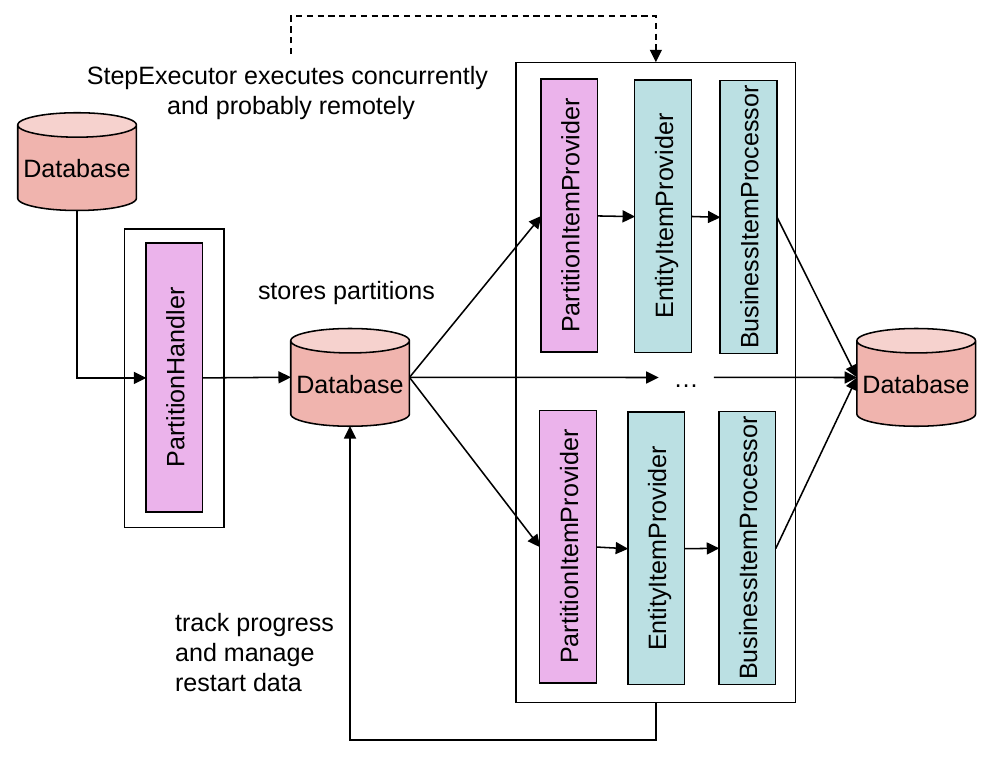
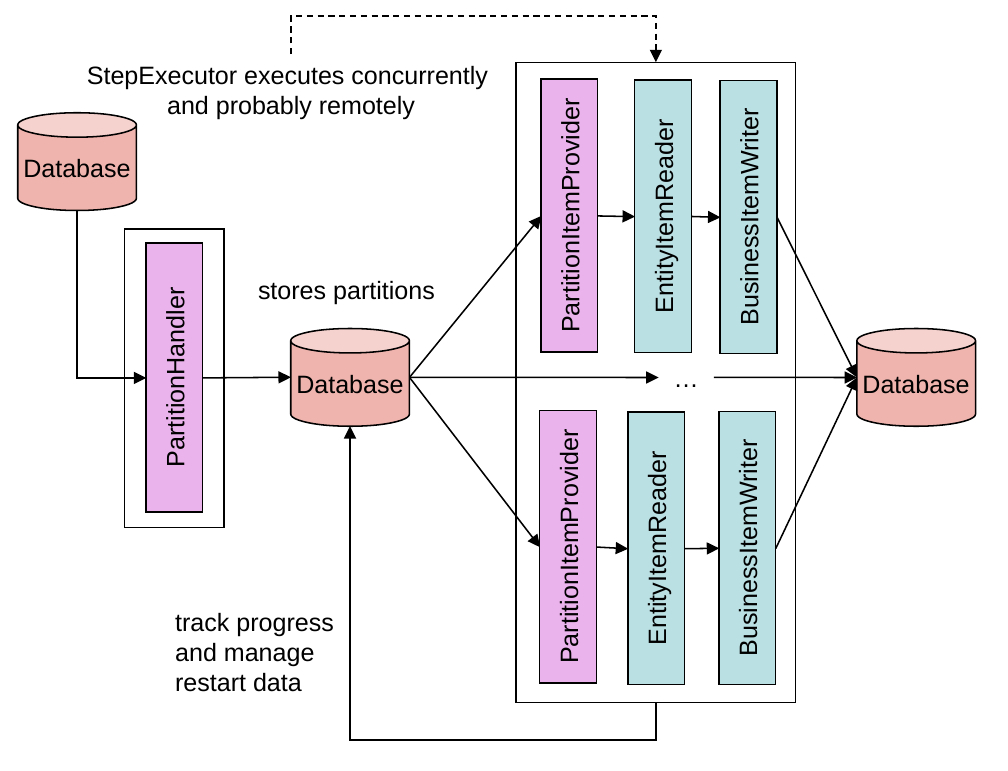
Before and after one commit to spring-projects/spring-batch, a slide deck: slide 4 of docs/models/Figures.ppt (slide 3 before the commit). Drawn at 1008x771 pixels with LibreOffice and Linux fonts; fonts in the diff are those of the drawing. Boxes give left, top, right and bottom in pixels: in the first picture for what was removed or moved away, otherwise in the second. Text is boxed around its words. In the diff, an @@ line names an element or a change of style, - is before the commit and + after.

```diff
--- a/docs/models/Figures.ppt
+++ b/docs/models/Figures.ppt
@@ text in rectangle at (x1=650, y1=138, x2=678, y2=307): text changed @@
-EntityItemProvider
+EntityItemReader
@@ text in rectangle at (x1=736, y1=130, x2=764, y2=318): text changed @@
-BusinessItemProcessor
+BusinessItemWriter
@@ text in rectangle at (x1=644, y1=470, x2=672, y2=639): text changed @@
-EntityItemProvider
+EntityItemReader
@@ text in rectangle at (x1=735, y1=461, x2=763, y2=649): text changed @@
-BusinessItemProcessor
+BusinessItemWriter
```
Also in this commit, not shown: 4 other slides changed, 1 slide added, 1 slide removed, 2 other files.
